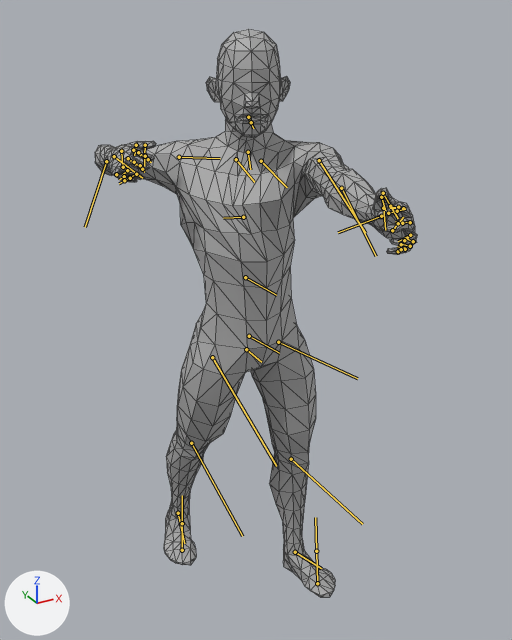
An edit to the FBX model GKiO_game/Assets/Animations/bow.fbx, drawn before and after from the same camera.
Camera for both pictures: a 50 mm camera at (-0.896, -1.683, 1.792) aimed at (-0.027, -0.103, 1.002). Every picture has the same lights, and +X, +Y and +Z are marked at lower left. Both versions are drawn at frame 40 of the action 'Character|CharacterAction'; the numbers are the values there. The bones that bend it are drawn over the model as lines. Mesh edges are drawn as thin lines.

Objects in the first picture: 'Male_Animation_Skeleton'.
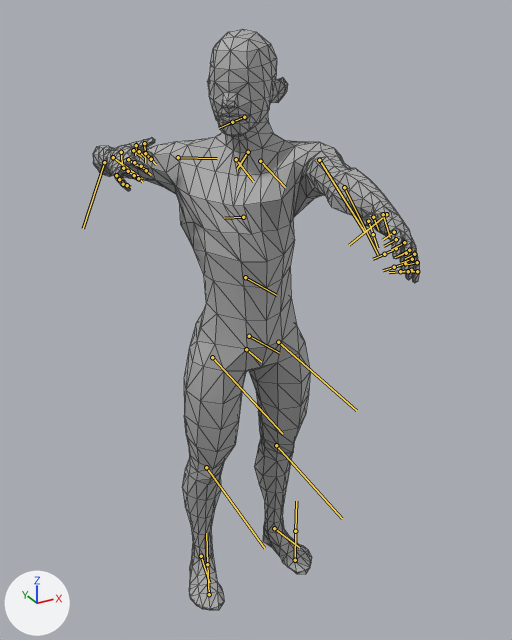
The edits, one by one:
Bone 'Character Spine2' (bone_character_spine2) turns from (-46, -10, 4) to (-45, -10, 4) degrees about its own x, y and z.
Bone 'Character Neck' (bone_character_neck) turns from (21, -6, -1) to (0, 0, 0) degrees about its own x, y and z.
Bone 'Character L Hand' (bone_character_l_hand) turns from (-30, 7, -21) to (0, 0, 0) degrees about its own x, y and z.
Bone 'Character L Finger01' (bone_character_l_finger01) turns from (9, -9, 5) to (0, 0, 0) degrees about its own x, y and z.
Bone 'Character L Finger02' (bone_character_l_finger02) turns from (17, 27, 23) to (0, 0, 0) degrees about its own x, y and z.
Bone 'Character L Finger1' (bone_character_l_finger1) turns from (-14, 22, 35) to (0, 0, 0) degrees about its own x, y and z.
Bone 'Character L Finger11' (bone_character_l_finger11) turns from (2, -31, 19) to (0, 0, 0) degrees about its own x, y and z.
Bone 'Character L Finger12' (bone_character_l_finger12) turns from (16, -2, 67) to (0, 0, 0) degrees about its own x, y and z.
Bone 'Character L Finger2' (bone_character_l_finger2) turns from (-7, 22, 39) to (0, 0, 0) degrees about its own x, y and z.
Bone 'Character L Finger21' (bone_character_l_finger21) turns from (-2, -37, 22) to (0, 0, 0) degrees about its own x, y and z.
Bone 'Character L Finger22' (bone_character_l_finger22) turns from (3, 32, 59) to (0, 0, 0) degrees about its own x, y and z.
Bone 'Character L Finger3' (bone_character_l_finger3) turns from (18, -7, 7) to (0, 0, 0) degrees about its own x, y and z.
Bone 'Character L Finger31' (bone_character_l_finger31) turns from (3, 26, 56) to (0, 0, 0) degrees about its own x, y and z.
Bone 'Character L Finger32' (bone_character_l_finger32) turns from (2, 16, 32) to (0, 0, 0) degrees about its own x, y and z.
Bone 'Character L Finger4' (bone_character_l_finger4) turns from (3, 15, 45) to (0, 0, 0) degrees about its own x, y and z.
Bone 'Character L Finger42' (bone_character_l_finger42) turns from (8, -2, 52) to (0, 0, 0) degrees about its own x, y and z.
Bone 'Character R Finger01' (bone_character_r_finger01) turns from (8, -5, 10) to (0, 0, 0) degrees about its own x, y and z.
Bone 'Character R Finger1' (bone_character_r_finger1) turns from (2, 6, 6) to (0, 0, 0) degrees about its own x, y and z.
Bone 'Character R Finger12' (bone_character_r_finger12) turns from (0, -16, 15) to (0, 0, 0) degrees about its own x, y and z.
Bone 'Character R Finger22' (bone_character_r_finger22) turns from (-4, -20, 22) to (0, 0, 0) degrees about its own x, y and z.
Bone 'Character R Finger31' (bone_character_r_finger31) turns from (-42, -13, 66) to (0, 0, 0) degrees about its own x, y and z.
Bone 'Character R Finger4' (bone_character_r_finger4) turns from (-16, -29, 48) to (0, 0, 0) degrees about its own x, y and z.
Bone 'Character R Finger41' (bone_character_r_finger41) turns from (-25, -6, 30) to (0, 0, 0) degrees about its own x, y and z.
Bone 'Character L Thigh' (bone_character_l_thigh) turns from (-1, 0, 13) to (0, 0, 0) degrees about its own x, y and z.
Bone 'Character L Calf' (bone_character_l_calf) turns from (0, 0, -7) to (0, 0, 0) degrees about its own x, y and z.
Bone 'Character R Thigh' (bone_character_r_thigh) turns from (-1, 0, -17) to (0, 0, 0) degrees about its own x, y and z.
Bone 'Character R Calf' (bone_character_r_calf) turns from (0, 0, 4) to (0, 0, 0) degrees about its own x, y and z.
Bone 'Character R Foot' (bone_character_r_foot) turns from (0, -1, -4) to (0, 0, 0) degrees about its own x, y and z.
Bone 'Character R Toe0' (bone_character_r_toe0) turns from (2, 0, 11) to (0, 0, 0) degrees about its own x, y and z.

What differs and where, as boxes (x1, y1, x2, y2) in the pictures (512 x 640 px):
'Male_Animation_Skeleton', posed
    before: (95, 29, 417, 597)
    after: (93, 29, 419, 610)
bone 'Character Spine2', root to tip
    before: (243, 217) to (223, 218)
    after: (243, 217) to (224, 218)
bone 'Character Neck', root to tip
    before: (248, 152) to (250, 169)
    after: (248, 152) to (237, 169)
bone 'Character L Hand', root to tip
    before: (381, 216) to (338, 232)
    after: (386, 214) to (349, 245)
bone 'Character L Finger01', root to tip
    before: (381, 197) to (385, 210)
    after: (373, 217) to (378, 230)
bone 'Character L Finger02', root to tip
    before: (383, 193) to (390, 206)
    after: (368, 221) to (373, 234)
bone 'Character L Finger1', root to tip
    before: (403, 208) to (390, 208)
    after: (394, 232) to (382, 240)
bone 'Character L Finger11', root to tip
    before: (398, 207) to (389, 207)
    after: (396, 239) to (384, 246)
bone 'Character L Finger12', root to tip
    before: (388, 213) to (397, 211)
    after: (396, 248) to (384, 254)
bone 'Character L Finger2', root to tip
    before: (410, 222) to (396, 221)
    after: (404, 242) to (391, 249)
bone 'Character L Finger21', root to tip
    before: (402, 223) to (395, 221)
    after: (406, 253) to (395, 257)
bone 'Character L Finger22', root to tip
    before: (392, 230) to (398, 223)
    after: (405, 263) to (394, 267)
bone 'Character L Finger3', root to tip
    before: (410, 235) to (398, 241)
    after: (409, 250) to (398, 256)
bone 'Character L Finger31', root to tip
    before: (413, 241) to (406, 238)
    after: (412, 259) to (400, 263)
bone 'Character L Finger32', root to tip
    before: (401, 244) to (404, 240)
    after: (411, 270) to (400, 271)
bone 'Character L Finger4', root to tip
    before: (410, 246) to (401, 244)
    after: (414, 254) to (405, 258)
bone 'Character L Finger42', root to tip
    before: (398, 251) to (401, 249)
    after: (417, 271) to (408, 271)
bone 'Character R Finger01', root to tip
    before: (136, 145) to (134, 155)
    after: (136, 145) to (135, 155)
bone 'Character R Finger1', root to tip
    before: (133, 150) to (140, 155)
    after: (133, 150) to (141, 156)
bone 'Character R Finger12', root to tip
    before: (145, 156) to (148, 159)
    after: (145, 153) to (151, 159)
bone 'Character R Finger22', root to tip
    before: (140, 165) to (142, 169)
    after: (141, 166) to (146, 170)
bone 'Character R Finger31', root to tip
    before: (127, 170) to (122, 175)
    after: (128, 171) to (134, 175)
bone 'Character R Finger4', root to tip
    before: (116, 174) to (118, 176)
    after: (116, 175) to (122, 179)
bone 'Character R Finger41', root to tip
    before: (124, 176) to (119, 179)
    after: (119, 179) to (124, 182)
bone 'Character L Thigh', root to tip
    before: (278, 342) to (357, 378)
    after: (278, 342) to (356, 410)
bone 'Character L Calf', root to tip
    before: (291, 459) to (362, 524)
    after: (276, 445) to (342, 518)
bone 'Character R Thigh', root to tip
    before: (212, 357) to (276, 466)
    after: (212, 357) to (282, 433)
bone 'Character R Calf', root to tip
    before: (191, 443) to (242, 536)
    after: (206, 467) to (264, 548)
bone 'Character R Foot', root to tip
    before: (178, 513) to (184, 543)
    after: (201, 556) to (209, 582)
bone 'Character R Toe0', root to tip
    before: (182, 550) to (182, 523)
    after: (209, 594) to (207, 564)
